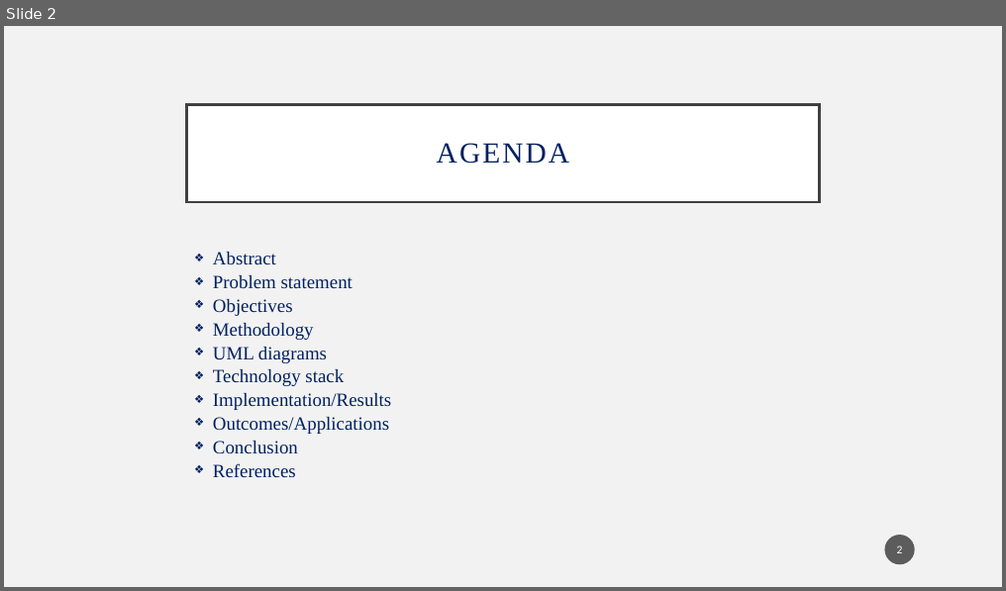
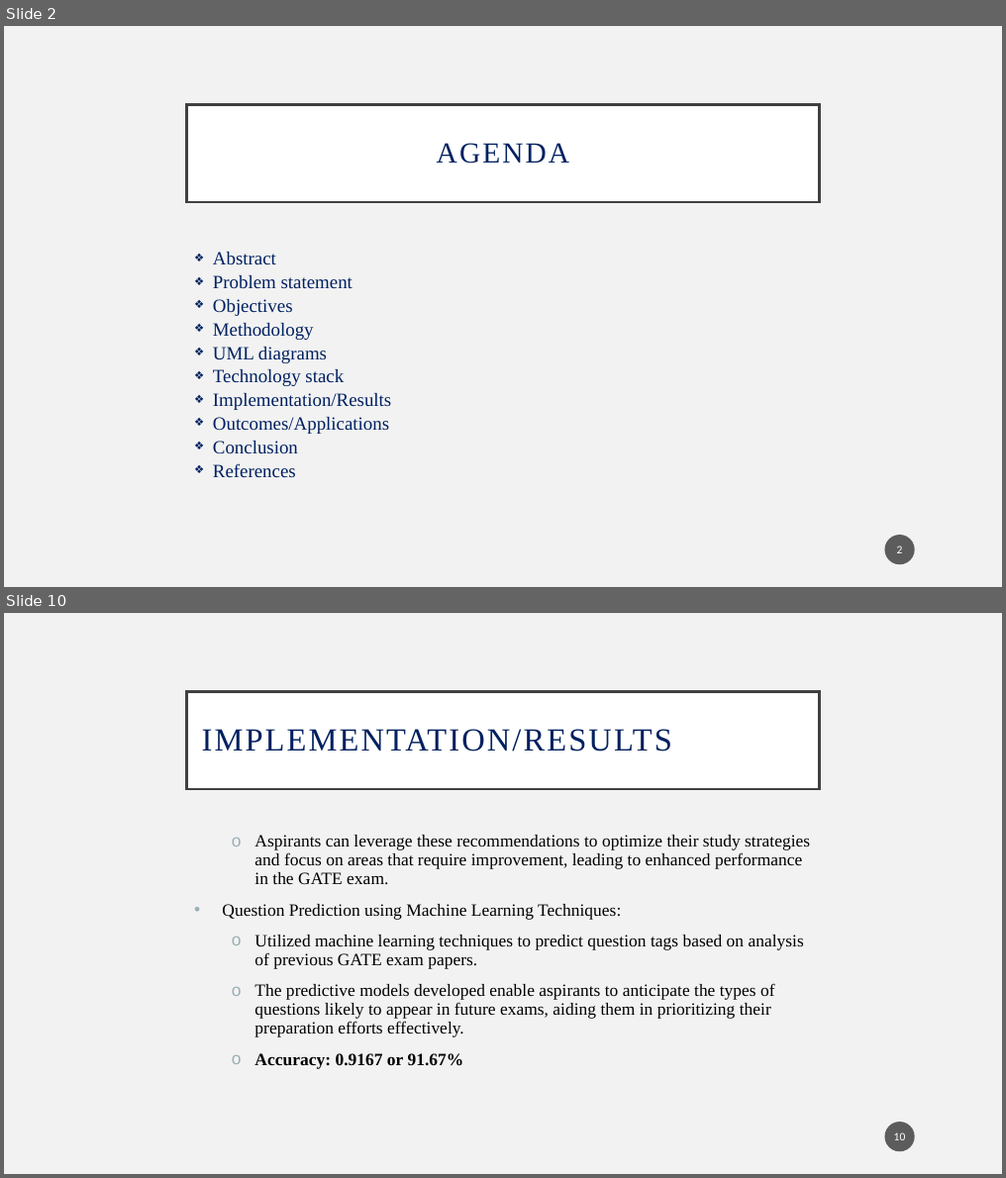
Before and after one commit to 3P-s/app.GATE, a slide deck: MP2_6CS342_AY23-24_ESE_presentation_format.pptx. Shown one above the other, each under a label of ours: slide 2 before the commit, slides 2 and 10 after it; the slides between them are not shown. The pictures are 1006x591 and 1006x1178 pixels, drawn with LibreOffice and Linux fonts; fonts in the diff are those of the drawing. Boxes give left, top, right and bottom in pixels: in the first picture for what was removed or moved away, otherwise in the second. Text is boxed around its words. In the diff, an @@ line names an element or a change of style, - is before the commit and + after.

```diff
--- a/MP2_6CS342_AY23-24_ESE_presentation_format.pptx
+++ b/MP2_6CS342_AY23-24_ESE_presentation_format.pptx
@@ slide 10 added at [4, 613, 1002, 1174], background #F2F2F2 @@
@@ title added at [187, 691, 819, 789], fill #FFFFFF, outline #404040 2.5 pt, 31 pt, text #002060 @@
+IMPLEMENTATION/RESULTS
@@ text added at [222, 835, 810, 1069], 16.6 pt, text #000000 @@
+  o Aspirants can leverage these recommendations to optimize their study strategies and focus on areas that require improvement, leading to enhanced performance in the GATE exam.
+• Question Prediction using Machine Learning Techniques:
+  o Utilized machine learning techniques to predict question tags based on analysis of previous GATE exam papers.
+  o The predictive models developed enable aspirants to anticipate the types of questions likely to appear in future exams, aiding them in prioritizing their preparation efforts effectively.
+  o Accuracy: 0.9167 or 91.67%
@@ page number added at [885, 1122, 915, 1152], fill #1D1D1D at 70% opacity, 11 pt, text #FFFFFF @@
+10
```
Also in this commit, not shown: 6 slides changed, 5 other slides added, 6 slides removed, 3 other files.
